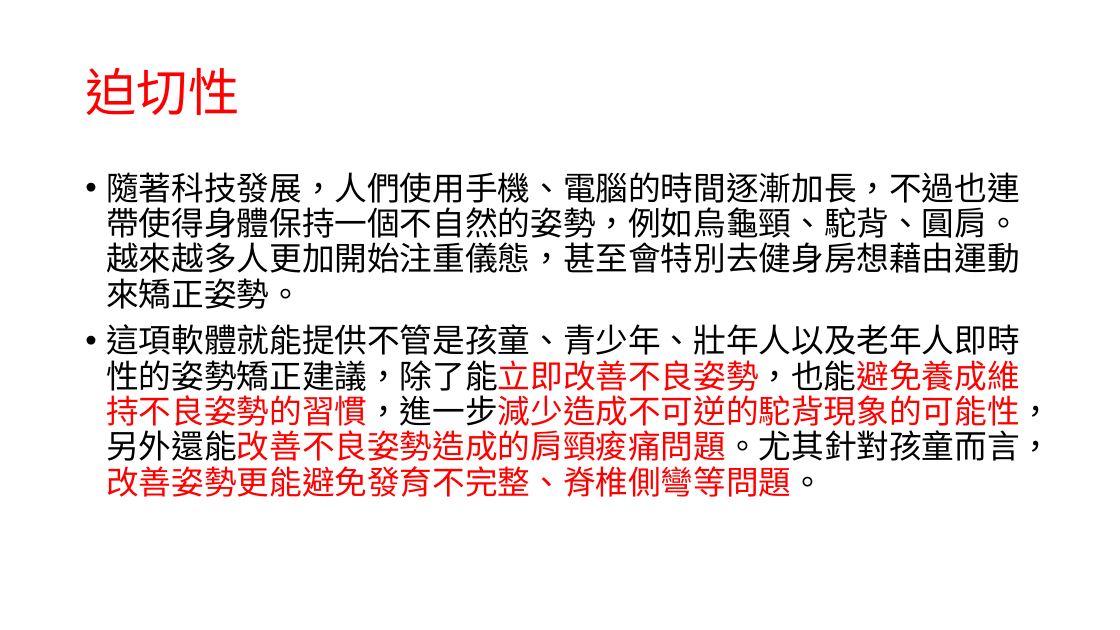
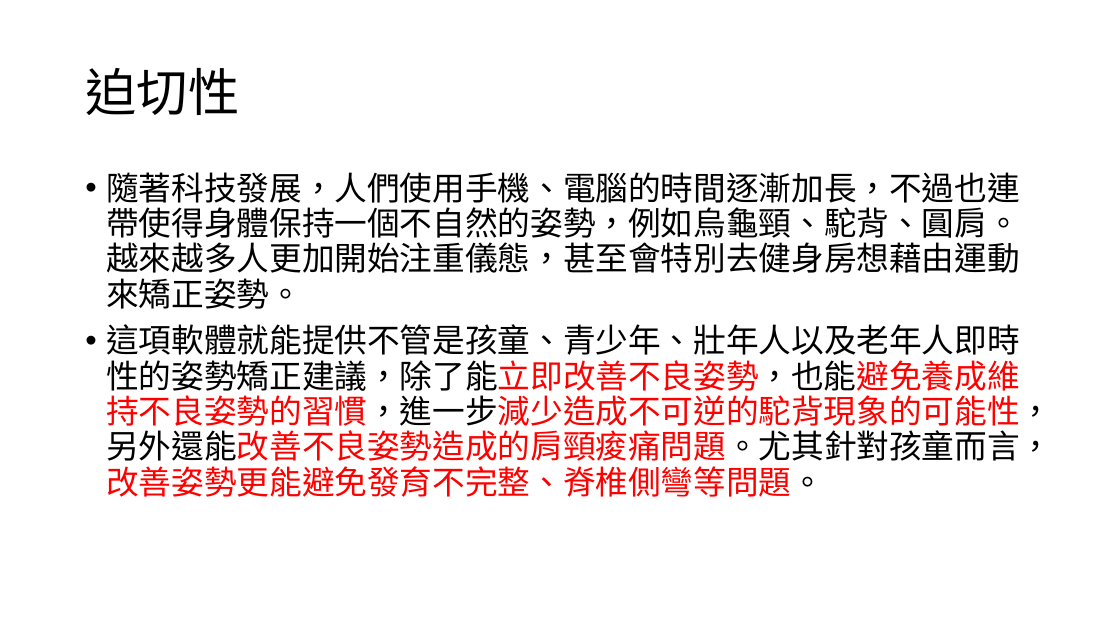
Before and after one commit to mizulun/seatpose-system, a slide deck: slide 5 of 坐姿矯正系統.pptx. Drawn at 1120x630 pixels with LibreOffice and Linux fonts; fonts in the diff are those of the drawing. Boxes give left, top, right and bottom in pixels: in the first picture for what was removed or moved away, otherwise in the second. Text is boxed around its words. In the diff, an @@ line names an element or a change of style, - is before the commit and + after.

Commit message:
增加迫切性

```diff
--- a/坐姿矯正系統.pptx
+++ b/坐姿矯正系統.pptx
@@ title "迫切性" at [85,68,239,115]: font Calibri to Noto Sans CJK SC, text colour #FF0000 to #000000 @@
```
